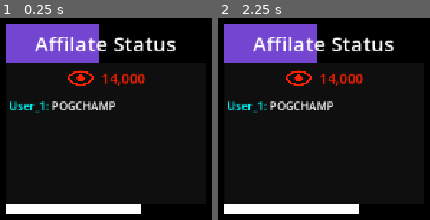
Above: before the commit, frames 1-2 (left to right).
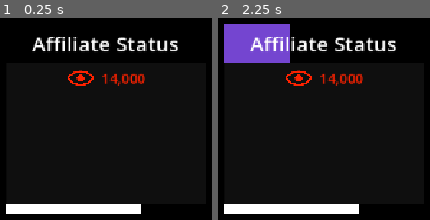
Above: after the commit, the same moments.

Repository: awesomness560/ParryEverything
Game: Godot game, scene res://main.tscn
Two runs of this game, one before a commit and one after it. Both use one fixed random seed, a clock stepped at 60 frames per second and the inputs below. A sky picture missing from this copy of the repository is replaced by a grey-blue gradient.
Inputs (mouse positions are in pixels of both pictures, inside the frame that each line leads up to):
- Up to frame 1 (0.25 s): no input
- Up to frame 2 (2.25 s): tap Enter at 0.5, 2 s; move the mouse to (outside the picture) at 0.52 s; hold H (fling_me) 0.53-1.28 s; hold W (forward) from 0.53 s (still down); tap Space (jump) at 0.77, 1.25, 1.52 s; move the mouse to (outside the picture) at 1.27 s; tap H (fling_me) at 1.35 s; move the mouse to (outside the picture) at 2.02 s; hold Right mouse button (parry_activate) from 2.03 s (still down)

The runs differ from the first frame. In frame 1, 11% of the frame differs, in the area x 2-84%, y 2-48%; in frame 2, 6.5%.

Commit message:
Started adding subathon menu

Diff:
--- a/parry-everything-game/Misc/Resources/GroundContact.tres
+++ b/parry-everything-game/Misc/Resources/GroundContact.tres
@@ -9,4 +9,5 @@
 name = "Ground Parry"
 normalParryPoints = 50.0
 perfectParryPoints = 500.0
+chatMessageResponses = Array[String](["Did he parry the ground?", "He's got to be cheating", "OMEGALUL"])
 metadata/_custom_type_script = "uid://b6xdr0uvh70xn"
--- /dev/null
+++ b/parry-everything-game/Misc/Resources/Ranks/AffiliateStatus.tres
@@ -0,0 +1,10 @@
+[gd_resource type="Resource" script_class="Rank" format=3 uid="uid://cfveranwdh3l5"]
+
+[ext_resource type="Script" uid="uid://mgorkvvuaqwb" path="res://Misc/Resources/Ranks/ranks.gd" id="1_k8vuk"]
+
+[resource]
+script = ExtResource("1_k8vuk")
+rankName = "Affiliate Status"
+multiplier = 1.0
+pointsRequired = 1.0
+metadata/_custom_type_script = "uid://mgorkvvuaqwb"
--- /dev/null
+++ b/parry-everything-game/Misc/Resources/Ranks/FRONT_PAGE.tres
@@ -0,0 +1,10 @@
+[gd_resource type="Resource" script_class="Rank" format=3 uid="uid://bgy2tqop0jy20"]
+
+[ext_resource type="Script" uid="uid://mgorkvvuaqwb" path="res://Misc/Resources/Ranks/ranks.gd" id="1_jwxwc"]
+
+[resource]
+script = ExtResource("1_jwxwc")
+rankName = "FRONT PAGE"
+multiplier = 2.0
+pointsRequired = 400.0
+metadata/_custom_type_script = "uid://mgorkvvuaqwb"
--- /dev/null
+++ b/parry-everything-game/Misc/Resources/Ranks/God.tres
@@ -0,0 +1,10 @@
+[gd_resource type="Resource" script_class="Rank" format=3 uid="uid://i3t6m0x5oult"]
+
+[ext_resource type="Script" uid="uid://mgorkvvuaqwb" path="res://Misc/Resources/Ranks/ranks.gd" id="1_criye"]
+
+[resource]
+script = ExtResource("1_criye")
+rankName = "GOD OF CONTENT"
+multiplier = 5.0
+pointsRequired = 1500.0
+metadata/_custom_type_script = "uid://mgorkvvuaqwb"
--- /dev/null
+++ b/parry-everything-game/Misc/Resources/Ranks/PartnerStatus.tres
@@ -0,0 +1,10 @@
+[gd_resource type="Resource" script_class="Rank" format=3 uid="uid://ci2rkud4unc0l"]
+
+[ext_resource type="Script" uid="uid://mgorkvvuaqwb" path="res://Misc/Resources/Ranks/ranks.gd" id="1_y777x"]
+
+[resource]
+script = ExtResource("1_y777x")
+rankName = "Partner Status"
+multiplier = 1.5
+pointsRequired = 150.0
+metadata/_custom_type_script = "uid://mgorkvvuaqwb"
--- /dev/null
+++ b/parry-everything-game/Misc/Resources/Ranks/TRENDING.tres
@@ -0,0 +1,10 @@
+[gd_resource type="Resource" script_class="Rank" format=3 uid="uid://coghna6fx56bn"]
+
+[ext_resource type="Script" uid="uid://mgorkvvuaqwb" path="res://Misc/Resources/Ranks/ranks.gd" id="1_emp1g"]
+
+[resource]
+script = ExtResource("1_emp1g")
+rankName = "TRENDING #1 WORLDWIDE"
+multiplier = 3.0
+pointsRequired = 800.0
+metadata/_custom_type_script = "uid://mgorkvvuaqwb"
--- /dev/null
+++ b/parry-everything-game/Misc/Resources/Ranks/ranks.gd
@@ -0,0 +1,6 @@
+extends Resource
+class_name Rank
+
+@export var rankName : String
+@export var multiplier : float
+@export var pointsRequired : float
--- a/parry-everything-game/Misc/Resources/parryResource.gd
+++ b/parry-everything-game/Misc/Resources/parryResource.gd
@@ -22,3 +22,6 @@
 @export var name : String
 @export var normalParryPoints : float
 @export var perfectParryPoints : float
+@export_group("Chat Settings")
+##Different chat messages that can show up on successful parry
+@export var chatMessageResponses : Array[String]
--- a/parry-everything-game/Misc/Signal_Bus.gd
+++ b/parry-everything-game/Misc/Signal_Bus.gd
@@ -1,4 +1,4 @@
 extends Node
 
 signal dealDamage(parryResource : ParryResource)
-signal sucessfullParry(parryResource : ParryResource, isPerfect : bool)
+signal successfullParry(parryResource : ParryResource, isPerfect : bool)
--- /dev/null
+++ b/parry-everything-game/Player/UI/SubathonMeter/chat_manager.gd
@@ -0,0 +1,53 @@
+extends ScrollContainer
+class_name ChatManager
+
+
+@export var vbox : VBoxContainer
+const MAX_MESSAGES = 10
+
+# Bright colors for usernames
+var username_colors = [
+	Color.RED,
+	Color.ORANGE,
+	Color.YELLOW,
+	Color.GREEN,
+	Color.CYAN,
+	Color.BLUE,
+	Color.MAGENTA,
+	Color.HOT_PINK,
+	Color.LIME_GREEN,
+	Color.AQUA,
+	Color.GOLD,
+	Color.CORAL,
+]
+
+func addMessage(username: String, message: String, color: Color = Color.WHITE):
+	# Create message container
+	var hbox = HBoxContainer.new()
+
+	# Username label with color (random from array if default WHITE is passed)
+	var username_label = Label.new()
+	username_label.text = username + ":"
+	if color == Color.WHITE:
+		username_label.modulate = username_colors.pick_random()
+	else:
+		username_label.modulate = color
+	hbox.add_child(username_label)
+
+	# Message label
+	var message_label = Label.new()
+	message_label.text = message
+	hbox.add_child(message_label)
+
+	# Add to container
+	vbox.add_child(hbox)
+
+	# Cull old messages - remove immediately with free()
+	while vbox.get_child_count() > MAX_MESSAGES:
+		var old_msg = vbox.get_child(0)
+		vbox.remove_child(old_msg)
+		old_msg.free()
+
+	# Auto-scroll to bottom
+	await get_tree().process_frame
+	scroll_vertical = int(vbox.size.y)
--- a/parry-everything-game/Player/UI/SubathonMeter/subathon_style_meter.gd
+++ b/parry-everything-game/Player/UI/SubathonMeter/subathon_style_meter.gd
@@ -1,7 +1,75 @@
 extends PanelContainer
 class_name SubathonStyleMeter
+
+@export var ranks : Array[Rank]
 
 @export var hypeTrainText : RichTextLabel
 @export var hypeTrainProgressBar : ProgressBar
 @export var eyeIcon : TextureRect
 @export var viewersLabel : Label
+@export var chatManager : ChatManager
+
+var currentScore : float = 0.0
+var currentRankIndex : int = 0
+
+func _ready() -> void:
+	SignalBus.successfullParry.connect(onSuccessfullParry)
+	updateDisplay()
+
+func onSuccessfullParry(parryResource : ParryResource, isPerfect : bool):
+	# Calculate points based on parry type and current rank multiplier
+	var basePoints : float = parryResource.perfectParryPoints if isPerfect else parryResource.normalParryPoints
+	var pointsToAdd : float = basePoints * ranks[currentRankIndex].multiplier
+
+	# Add points to current score
+	addScore(pointsToAdd)
+
+func addScore(points : float) -> void:
+	currentScore += points
+
+	# Check if we should rank up
+	checkRankUp()
+
+	# Update the UI
+	updateDisplay()
+
+func checkRankUp() -> void:
+	# Keep checking if we can rank up (handles multiple rank ups at once)
+	while currentRankIndex < ranks.size() - 1:
+		var nextRank : Rank = ranks[currentRankIndex + 1]
+		if currentScore >= nextRank.pointsRequired:
+			currentRankIndex += 1
+			onRankChanged()
+		else:
+			break
+
+func updateDisplay() -> void:
+	# Update rank name text
+	if currentRankIndex < ranks.size():
+		hypeTrainText.text = ranks[currentRankIndex].rankName
+
+	# Update progress bar
+	updateProgressBar()
+
+func updateProgressBar() -> void:
+	if currentRankIndex >= ranks.size():
+		return
+
+	# If we're at max rank, fill the bar completely
+	if currentRankIndex == ranks.size() - 1:
+		hypeTrainProgressBar.value = hypeTrainProgressBar.max_value
+		return
+
+	# Calculate progress from current rank to next rank
+	var currentRankPoints : float = ranks[currentRankIndex].pointsRequired
+	var nextRankPoints : float = ranks[currentRankIndex + 1].pointsRequired
+	var pointsInCurrentTier : float = nextRankPoints - currentRankPoints
+	var progressInCurrentTier : float = currentScore - currentRankPoints
+
+	# Set progress bar (0 to 100)
+	var progressPercentage : float = (progressInCurrentTier / pointsInCurrentTier) * 100.0
+	hypeTrainProgressBar.value = clamp(progressPercentage, 0.0, 100.0)
+
+## Called when the rank changes - override or connect to this to add behavior
+func onRankChanged() -> void:
+	pass
--- a/parry-everything-game/Player/UI/SubathonMeter/subathon_style_meter.tscn
+++ b/parry-everything-game/Player/UI/SubathonMeter/subathon_style_meter.tscn
@@ -2,6 +2,13 @@
 
 [ext_resource type="Script" uid="uid://cwywvbioyo420" path="res://Player/UI/SubathonMeter/subathon_style_meter.gd" id="1_f2gss"]
 [ext_resource type="Texture2D" uid="uid://csg1qd32tfxg7" path="res://Assets/eyeIcon.png" id="1_gpo34"]
+[ext_resource type="Script" uid="uid://mgorkvvuaqwb" path="res://Misc/Resources/Ranks/ranks.gd" id="2_6t524"]
+[ext_resource type="Script" uid="uid://d3jdtr0qdmuj8" path="res://Player/UI/SubathonMeter/chat_manager.gd" id="3_emlpu"]
+[ext_resource type="Resource" uid="uid://cfveranwdh3l5" path="res://Misc/Resources/Ranks/AffiliateStatus.tres" id="3_tdqva"]
+[ext_resource type="Resource" uid="uid://ci2rkud4unc0l" path="res://Misc/Resources/Ranks/PartnerStatus.tres" id="4_7m5oa"]
+[ext_resource type="Resource" uid="uid://bgy2tqop0jy20" path="res://Misc/Resources/Ranks/FRONT_PAGE.tres" id="5_2epkk"]
+[ext_resource type="Resource" uid="uid://coghna6fx56bn" path="res://Misc/Resources/Ranks/TRENDING.tres" id="6_hhsb3"]
+[ext_resource type="Resource" uid="uid://i3t6m0x5oult" path="res://Misc/Resources/Ranks/God.tres" id="7_08wj8"]
 
 [sub_resource type="StyleBoxFlat" id="StyleBoxFlat_wp7on"]
 bg_color = Color(0, 0, 0, 1)
@@ -15,14 +22,34 @@
 [sub_resource type="StyleBoxFlat" id="StyleBoxFlat_emlpu"]
 bg_color = Color(1, 1, 1, 1)
 
-[node name="SubathonStyleMeter" type="PanelContainer" unique_id=1089802705 node_paths=PackedStringArray("hypeTrainText", "hypeTrainProgressBar", "eyeIcon", "viewersLabel")]
+[node name="SubathonStyleMeter" type="PanelContainer" unique_id=1089802705 node_paths=PackedStringArray("hypeTrainText", "hypeTrainProgressBar", "eyeIcon", "viewersLabel", "chatManager")]
 offset_right = 312.0
 offset_bottom = 383.0
 script = ExtResource("1_f2gss")
+ranks = Array[ExtResource("2_6t524")]([ExtResource("3_tdqva"), ExtResource("4_7m5oa"), ExtResource("5_2epkk"), ExtResource("6_hhsb3"), ExtResource("7_08wj8")])
 hypeTrainText = NodePath("VBoxContainer/HypeTrain/HypeTrainTextLabel")
 hypeTrainProgressBar = NodePath("VBoxContainer/HypeTrain")
 eyeIcon = NodePath("VBoxContainer/LiveCountContainer/EyeIcon")
 viewersLabel = NodePath("VBoxContainer/LiveCountContainer/ViewersLabel")
+chatManager = NodePath("VBoxContainer/ChatMarginContainer/ChatManager")
+
+[node name="Control" type="Control" parent="." unique_id=1375974037]
+visible = false
+layout_mode = 2
+
+[node name="ChatMessage" type="HBoxContainer" parent="Control" unique_id=690063109]
+layout_mode = 0
+offset_right = 153.0
+offset_bottom = 23.0
+
+[node name="Username" type="Label" parent="Control/ChatMessage" unique_id=1395905396]
+layout_mode = 2
+theme_override_colors/font_color = Color(0, 1, 1, 1)
+text = "User_1:"
+
+[node name="Message" type="Label" parent="Control/ChatMessage" unique_id=2117618213]
+layout_mode = 2
+text = "POGCHAMP"
 
 [node name="VBoxContainer" type="VBoxContainer" parent="." unique_id=2061455975]
 layout_mode = 2
@@ -75,22 +102,15 @@
 theme_override_constants/margin_right = 4
 theme_override_constants/margin_bottom = 4
 
-[node name="Control" type="Control" parent="VBoxContainer/ChatMarginContainer" unique_id=1375974037]
+[node name="ChatManager" type="ScrollContainer" parent="VBoxContainer/ChatMarginContainer" unique_id=631432703 node_paths=PackedStringArray("vbox")]
 layout_mode = 2
+horizontal_scroll_mode = 3
+vertical_scroll_mode = 3
+script = ExtResource("3_emlpu")
+vbox = NodePath("VBoxContainer")
 
-[node name="ChatMessage" type="HBoxContainer" parent="VBoxContainer/ChatMarginContainer/Control" unique_id=690063109]
-layout_mode = 0
-offset_right = 153.0
-offset_bottom = 23.0
-
-[node name="Username" type="Label" parent="VBoxContainer/ChatMarginContainer/Control/ChatMessage" unique_id=1395905396]
+[node name="VBoxContainer" type="VBoxContainer" parent="VBoxContainer/ChatMarginContainer/ChatManager" unique_id=953437002]
 layout_mode = 2
-theme_override_colors/font_color = Color(0, 1, 1, 1)
-text = "User_1:"
-
-[node name="Message" type="Label" parent="VBoxContainer/ChatMarginContainer/Control/ChatMessage" unique_id=2117618213]
-layout_mode = 2
-text = "POGCHAMP"
 
 [node name="TimeLeftProgressBar" type="ProgressBar" parent="VBoxContainer" unique_id=1753095261]
 custom_minimum_size = Vector2(0, 14)
--- a/parry-everything-game/Player/parry_manager.gd
+++ b/parry-everything-game/Player/parry_manager.gd
@@ -74,7 +74,7 @@
 	# Call the success callback if it exists (passing false for not perfect)
 	if parryResource.successfulParryCallback.is_valid():
 		parryResource.successfulParryCallback.call(false)
-	SignalBus.sucessfullParry.emit(parryResource, false)
+	SignalBus.successfullParry.emit(parryResource, false)
 
 	await get_tree().create_timer(1).timeout
 	fpAnimationManager.playAnimation("FP_Idle_Pose")
@@ -94,7 +94,7 @@
 	# Call the success callback if it exists (passing true for perfect parry)
 	if parryResource.successfulParryCallback.is_valid():
 		parryResource.successfulParryCallback.call(true)
-	SignalBus.sucessfullParry.emit(parryResource, true)
+	SignalBus.successfullParry.emit(parryResource, true)
 
 	get_tree().paused = true
 	parryFlash.show()
--- a/parry-everything-game/Player/player.tscn
+++ b/parry-everything-game/Player/player.tscn
@@ -69,7 +69,7 @@
 
 [node name="first_person_animations_v2" parent="CameraRoot/Arms" unique_id=1054650181 instance=ExtResource("3_gwnis")]
 
-[node name="Skeleton3D" parent="CameraRoot/Arms/first_person_animations_v2/Arms_Rig" parent_id_path=PackedInt32Array(1054650181, 1510158539) index="0" unique_id=1312063648]
+[node name="Skeleton3D" parent="CameraRoot/Arms/first_person_animations_v2/Arms_Rig" parent_id_path=PackedInt32Array(1054650181, 862156670) index="0" unique_id=1008763252]
 bones/1/rotation = Quaternion(-0.48333433, -0.38415936, -0.7320739, 0.2878843)
 bones/2/rotation = Quaternion(-1.7539136e-08, 1.1953957e-08, -0.7568831, 0.6535503)
 bones/3/rotation = Quaternion(0.050190784, 0.17272587, -0.14460105, 0.9730042)
@@ -122,7 +122,7 @@
 bones/52/position = Vector3(-0.24597198, -0.13598143, 0.3614115)
 bones/52/rotation = Quaternion(-0.12196328, -0.57560873, -0.696509, 0.4107003)
 
-[node name="AnimationPlayer" parent="CameraRoot/Arms/first_person_animations_v2" index="1" unique_id=461424768]
+[node name="AnimationPlayer" parent="CameraRoot/Arms/first_person_animations_v2" index="1" unique_id=23678671]
 process_mode = 3
 next/FP_Idle_Pose = &"FP_Idle_Pose"
 blend_times = [&"FP_Idle_Pose", &"FP_Idle_Pose", 0.2, &"FP_Idle_Pose", &"FP_Parry_Stance", 0.2, &"FP_Idle_Pose", &"FP_Parry_Success", 0.2, &"FP_Idle_Pose", &"FP_Stretching_Hands", 0.2]
--- a/parry-everything-game/Player/player_movement.gd
+++ b/parry-everything-game/Player/player_movement.gd
@@ -33,13 +33,6 @@
 
 func _ready() -> void:
 	groundParryResource.successfulParryCallback = apply_ground_parry_boost
-
-func _unhandled_input(event: InputEvent) -> void:
-	if event.is_action_pressed("fling_me"):
-		var vel = Vector3(current_velocity.x, 2, current_velocity.z)
-		if vel.length() > 0.1:
-			var move_dir = vel.normalized()
-			add_impulse(move_dir * 50, 5.0)
 
 func _physics_process(delta: float) -> void:
 	# Get input
Not shown, added: parry-everything-game/Misc/Resources/Ranks/ranks.gd.uid
Not shown, added: parry-everything-game/Player/UI/SubathonMeter/chat_manager.gd.uid
